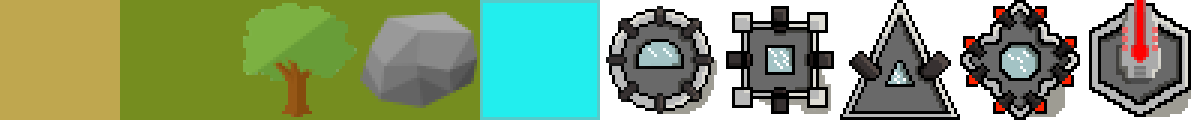
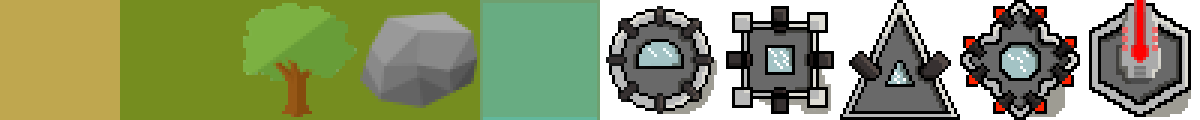
Layer changes from the first 1200 x 120 image to the second:
painted on "Livello incollato" over 480, 0, 600, 120
